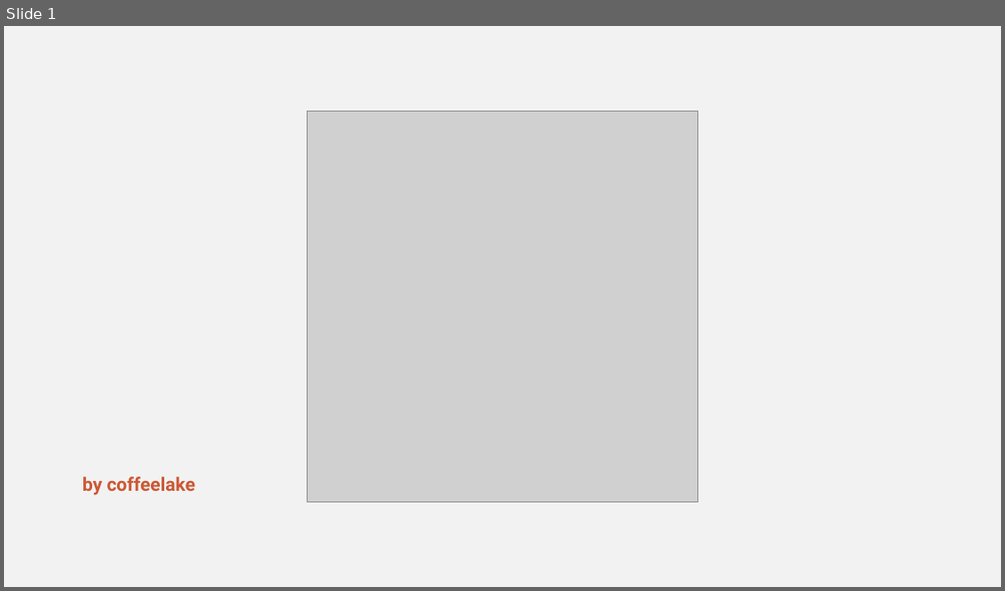
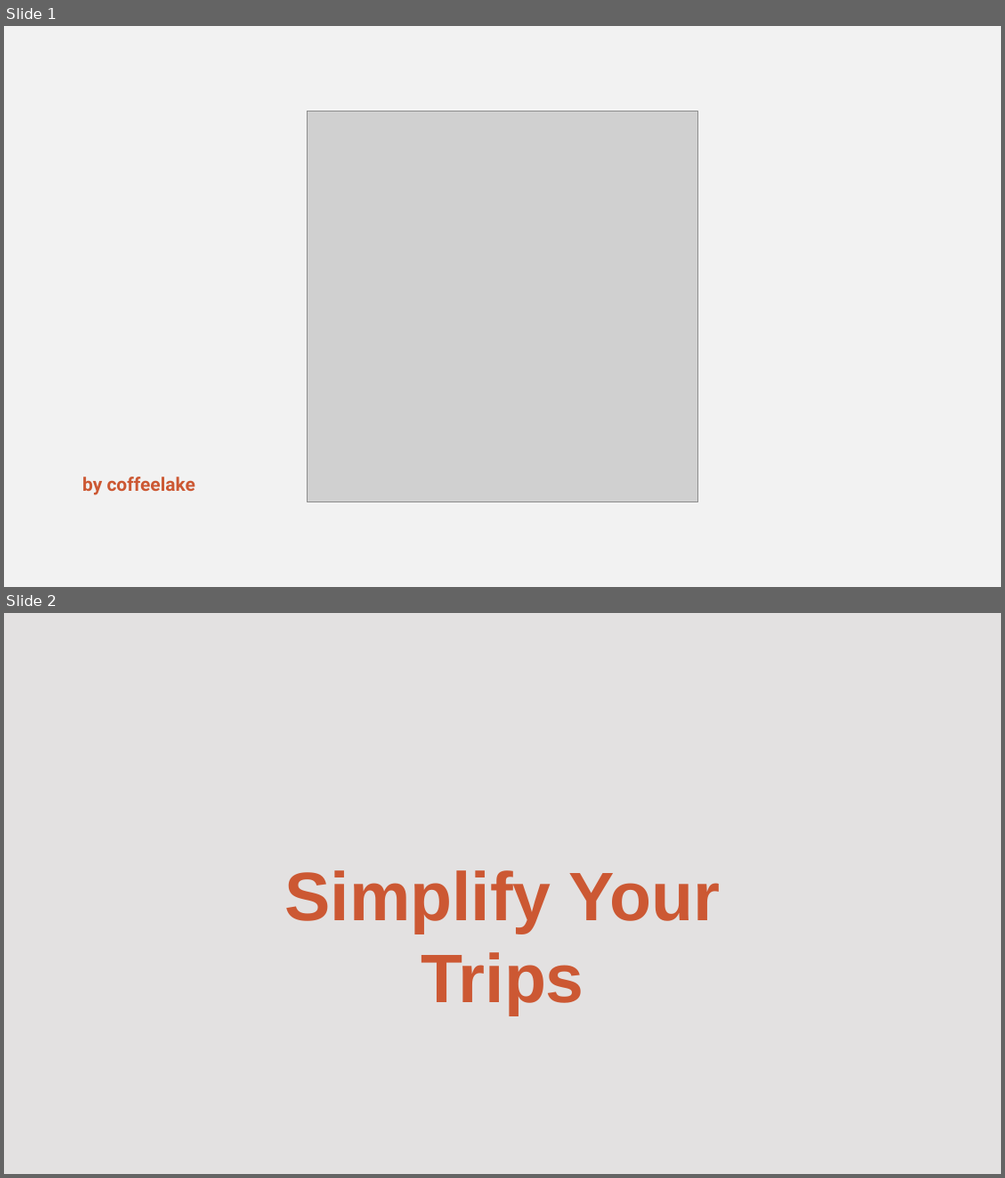
Before and after one commit to coffeelakedev/TourAdvisor, a slide deck: demo/Reveal.pptx. Shown one above the other, each under a label of ours: slide 1 before the commit, slides 1 and 2 after it. The pictures are 1005x591 and 1005x1178 pixels, drawn with LibreOffice and Linux fonts; fonts in the diff are those of the drawing; grey boxes stand for pictures. Boxes give left, top, right and bottom in pixels: in the first picture for what was removed or moved away, otherwise in the second. Text is boxed around its words. In the diff, an @@ line names an element or a change of style, - is before the commit and + after.

```diff
--- a/demo/Reveal.pptx
+++ b/demo/Reveal.pptx
@@ slide 2 added at box(4, 613, 1001, 1174), background #E3E1E1 @@
@@ text added at box(284, 870, 720, 1015), 66 pt, text #CC5833, bold @@
+Simplify Your Trips
```
Also in this commit, not shown: 3 slides changed, 5 other slides added, 4 other files.
